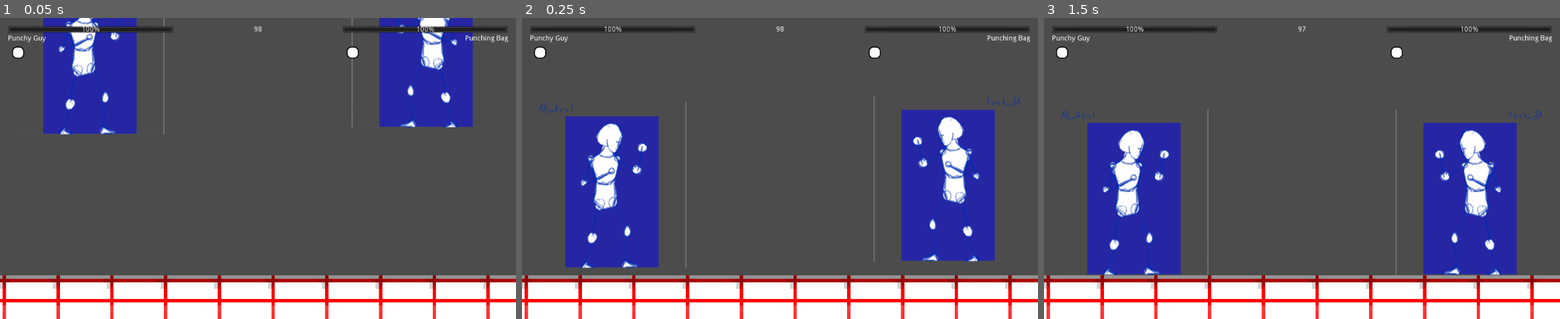
Above: before the commit, frames 1-3 (left to right).
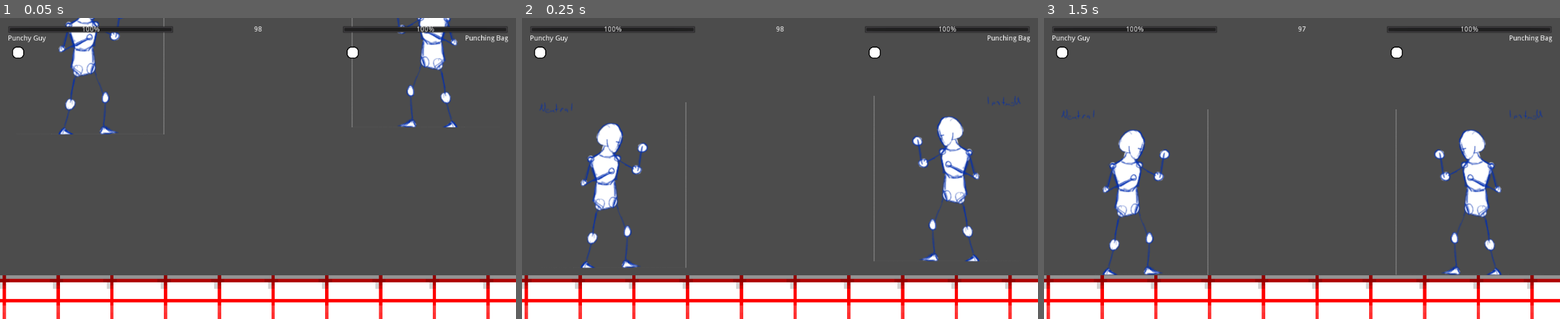
Above: after the commit, the same moments.

Repository: PistolRcks/flfa-project
Game: Godot game, scene res://level/basic_arena/TestingArena.tscn
Same seed, same stepped clock (60 frames per second), same inputs: the game is played once before the commit and once after it.
Inputs:
- Up to frame 1 (0.05 s): no input
- Up to frame 2 (0.25 s): no input
- Up to frame 3 (1.5 s): tap Enter at 1.25 s

The runs differ from the first frame. In frame 1, 11% of the frame differs, in the area x 8-92%, y 0-39%; in frame 2, 15%; in frame 3, 15%, in the area x 8-92%, y 34-86%.

Commit message:
Lengthy README update, resolves #9

Diff:
--- a/globals.gd
+++ b/globals.gd
@@ -4,10 +4,10 @@
 
 # Debug variables
 """ Whether or not to show hitboxes (the boxes created by combos which deal damage). """
-var SHOW_HITBOXES = true
+var SHOW_HITBOXES = false
 
 """ Whether or not to show hurtboxes (the boxes attached to entities which recieve damage). """
-var SHOW_HURTBOXES = true
+var SHOW_HURTBOXES = false
 
 """ How long (in seconds) for rounds to last before issuing a draw on timeout. """
 var ROUND_LENGTH = 99
--- a/project.godot
+++ b/project.godot
@@ -133,26 +133,31 @@
 p2_right={
 "deadzone": 0.5,
 "events": [ Object(InputEventKey,"resource_local_to_scene":false,"resource_name":"","device":0,"alt":false,"shift":false,"control":false,"meta":false,"command":false,"pressed":false,"scancode":16777233,"physical_scancode":0,"unicode":0,"echo":false,"script":null)
+, Object(InputEventJoypadMotion,"resource_local_to_scene":false,"resource_name":"","device":1,"axis":0,"axis_value":1.0,"script":null)
  ]
 }
 p2_left={
 "deadzone": 0.5,
 "events": [ Object(InputEventKey,"resource_local_to_scene":false,"resource_name":"","device":0,"alt":false,"shift":false,"control":false,"meta":false,"command":false,"pressed":false,"scancode":16777231,"physical_scancode":0,"unicode":0,"echo":false,"script":null)
+, Object(InputEventJoypadMotion,"resource_local_to_scene":false,"resource_name":"","device":1,"axis":0,"axis_value":-1.0,"script":null)
  ]
 }
 p2_up={
 "deadzone": 0.5,
 "events": [ Object(InputEventKey,"resource_local_to_scene":false,"resource_name":"","device":0,"alt":false,"shift":false,"control":false,"meta":false,"command":false,"pressed":false,"scancode":16777232,"physical_scancode":0,"unicode":0,"echo":false,"script":null)
+, Object(InputEventJoypadMotion,"resource_local_to_scene":false,"resource_name":"","device":1,"axis":1,"axis_value":-1.0,"script":null)
  ]
 }
 p2_down={
 "deadzone": 0.5,
 "events": [ Object(InputEventKey,"resource_local_to_scene":false,"resource_name":"","device":0,"alt":false,"shift":false,"control":false,"meta":false,"command":false,"pressed":false,"scancode":16777234,"physical_scancode":0,"unicode":0,"echo":false,"script":null)
+, Object(InputEventJoypadMotion,"resource_local_to_scene":false,"resource_name":"","device":1,"axis":1,"axis_value":1.0,"script":null)
  ]
 }
 p2_attack_a={
 "deadzone": 0.5,
 "events": [ Object(InputEventKey,"resource_local_to_scene":false,"resource_name":"","device":0,"alt":false,"shift":false,"control":false,"meta":false,"command":false,"pressed":false,"scancode":39,"physical_scancode":0,"unicode":0,"echo":false,"script":null)
+, Object(InputEventJoypadButton,"resource_local_to_scene":false,"resource_name":"","device":1,"button_index":2,"pressure":0.0,"pressed":false,"script":null)
  ]
 }
 show_hitboxes={
Not shown, changed: README.md
